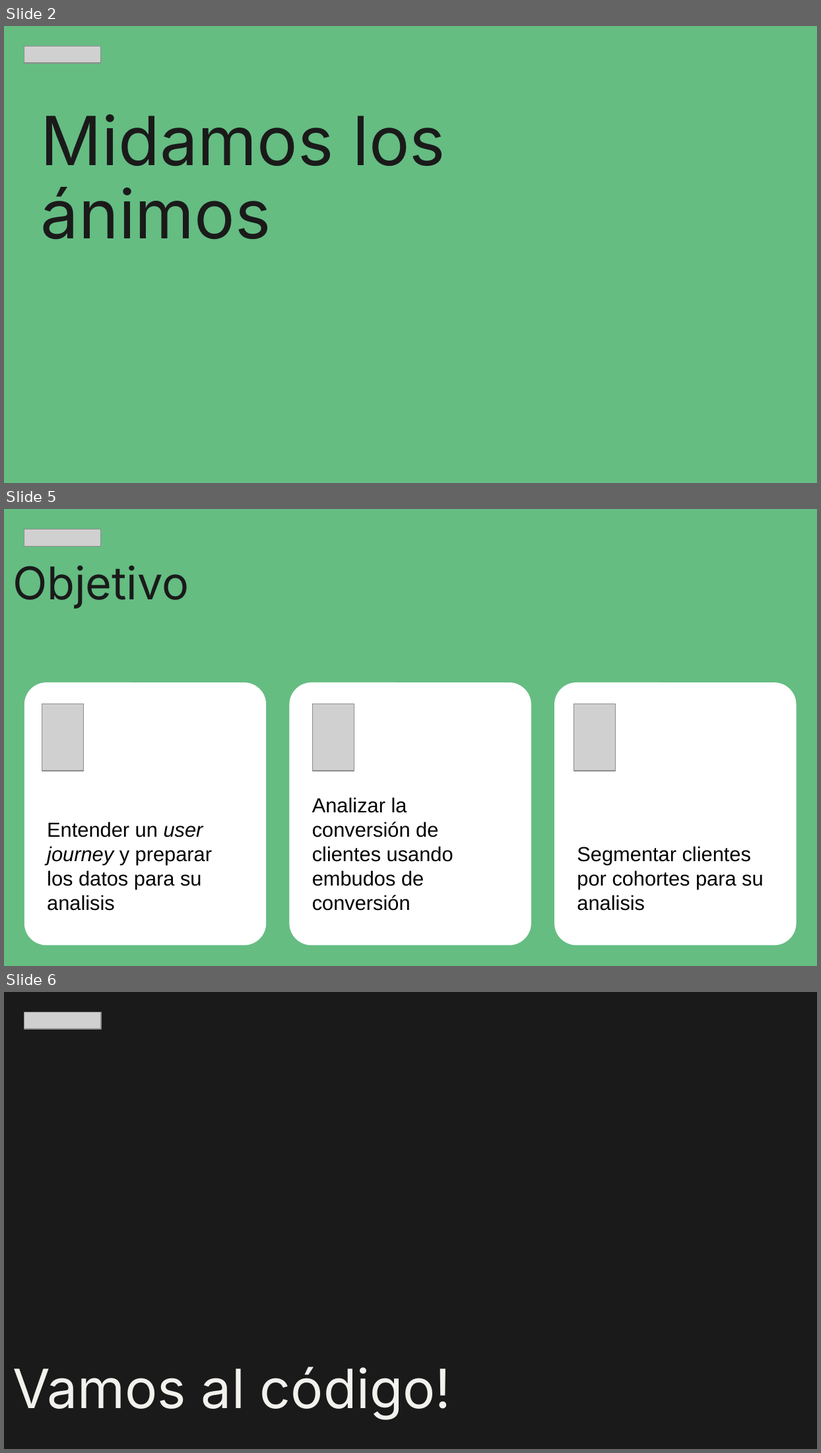
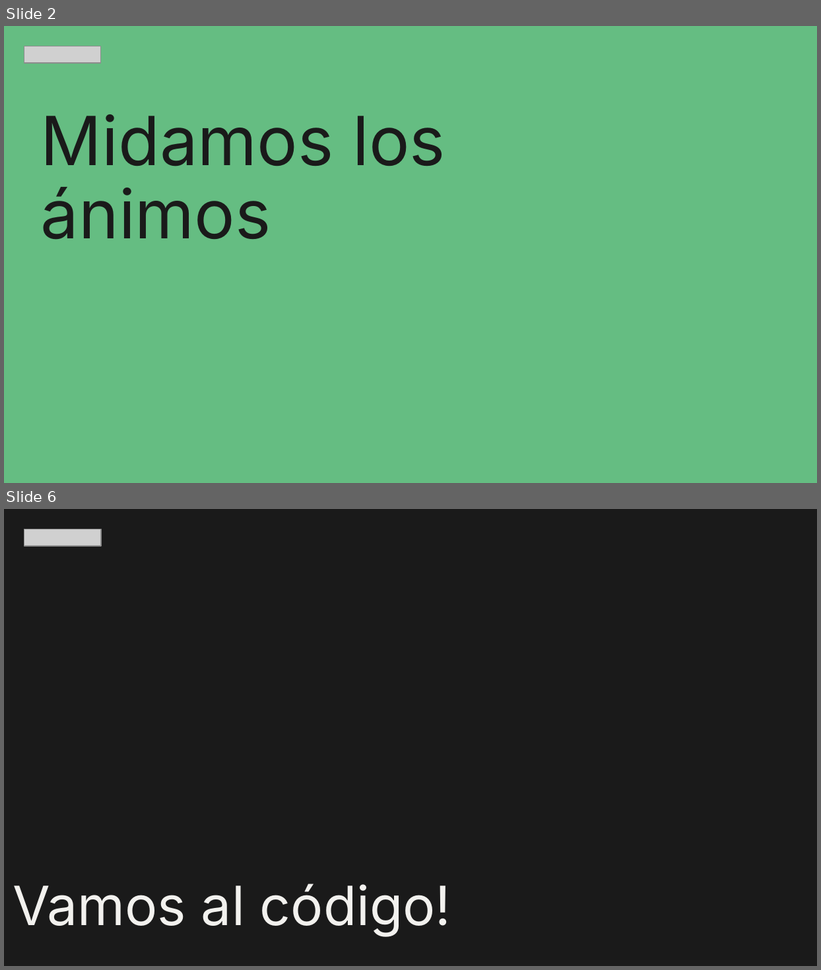
Before and after one commit to zyntonyson/bootcamp_ds_da, a slide deck: 04-da-v8-user-journey/13-user-journey.pptx. Shown one above the other, each under a label of ours: slides 2, 5 and 6 before the commit, slides 2 and 6 after it; the slides between them are not shown. The pictures are 821x1453 and 821x970 pixels, drawn with LibreOffice and Linux fonts; fonts in the diff are those of the drawing; grey boxes stand for pictures. Boxes give left, top, right and bottom in pixels: in the first picture for what was removed or moved away, otherwise in the second. Text is boxed around its words. In the diff, an @@ line names an element or a change of style, - is before the commit and + after.

```diff
--- a/04-da-v8-user-journey/13-user-journey.pptx
+++ b/04-da-v8-user-journey/13-user-journey.pptx
@@ slide 5 removed at <box>4,509,817,966</box>, background #65BD82 @@
@@ picture removed at <box>24,529,101,547</box> @@
@@ title removed at <box>13,565,189,609</box> @@
-Objetivo
@@ rounded rectangle removed at <box>24,683,266,946</box> @@
-Entender un user journey y preparar los datos para su analisis
@@ rounded rectangle removed at <box>289,683,531,946</box> @@
-Analizar la conversión de clientes usando embudos de conversión
@@ rounded rectangle removed at <box>554,683,796,946</box> @@
-Segmentar clientes por cohortes para su analisis
@@ picture removed at <box>42,704,83,772</box> @@
@@ picture removed at <box>312,704,354,772</box> @@
@@ picture removed at <box>574,704,615,772</box> @@
```
Also in this commit, not shown: 1 slide added, 3 other files.
